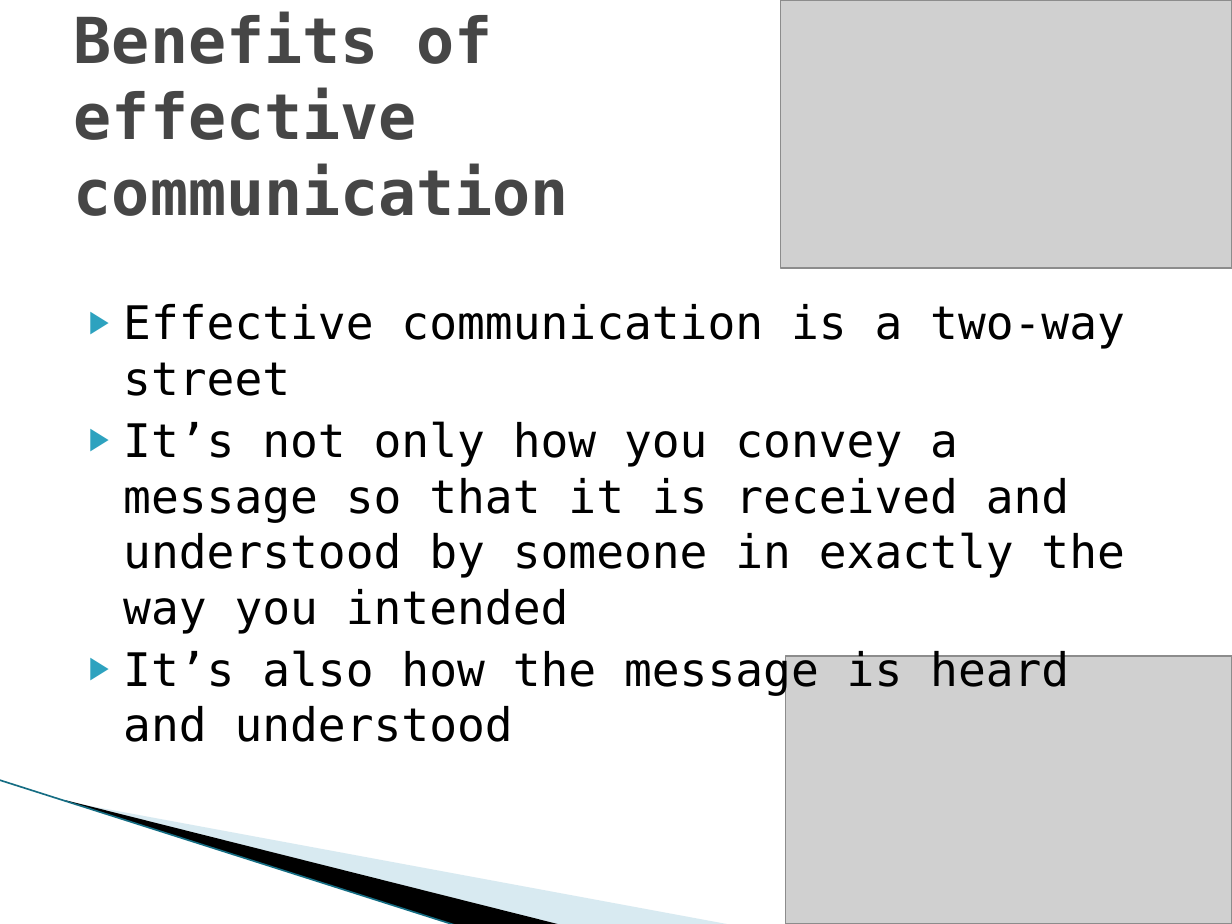
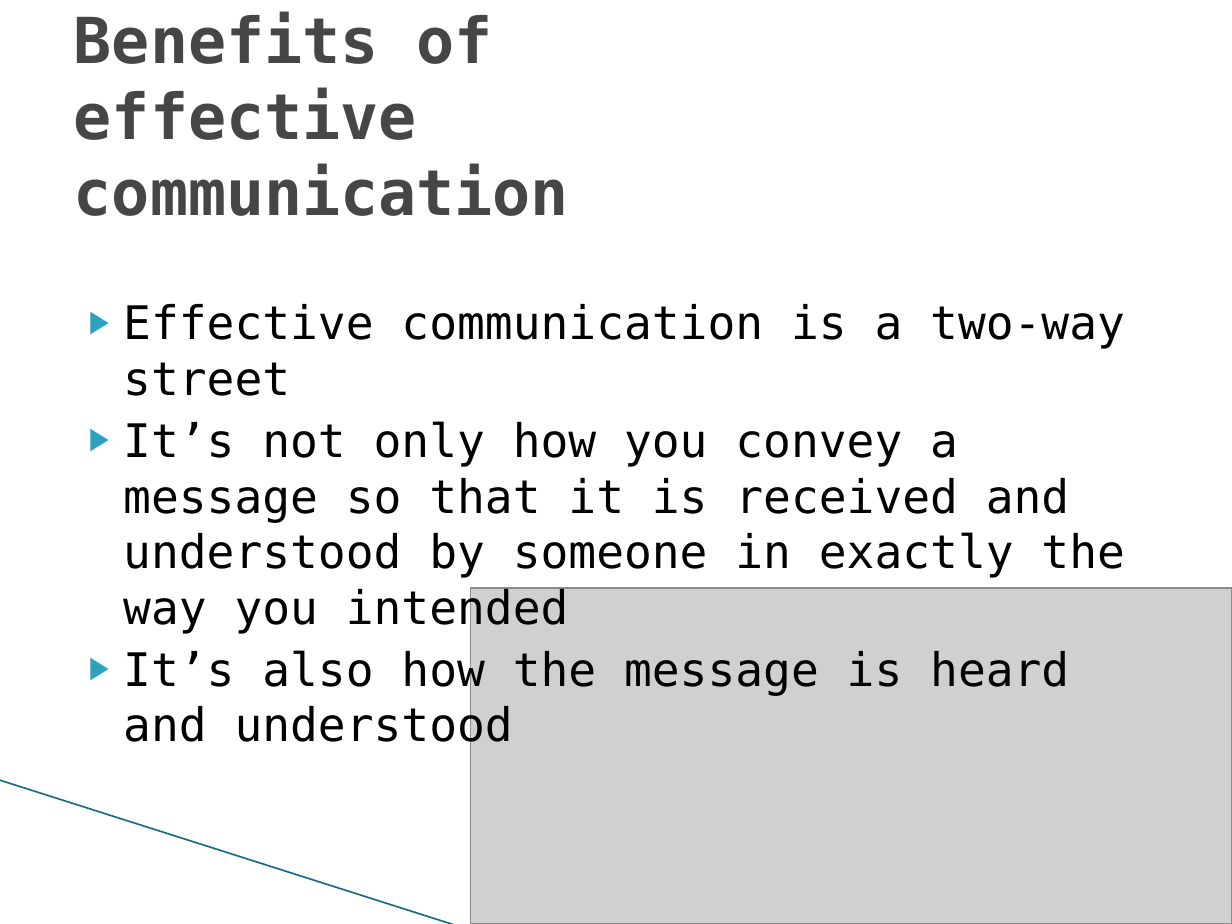
Before and after one commit to CrazeeIvan/Communications, a slide deck: slide 4 of Presentation Skills.odp. Drawn at 1232x924 pixels with LibreOffice and Linux fonts; fonts in the diff are those of the drawing; grey boxes stand for pictures; background and template pictures are left out. Boxes give left, top, right and bottom in pixels: in the first picture for what was removed or moved away, otherwise in the second. Text is boxed around its words. In the diff, an @@ line names an element or a change of style, - is before the commit and + after.

```diff
--- a/Presentation Skills.odp
+++ b/Presentation Skills.odp
@@ picture removed at <box>781,0,1232,269</box> @@
@@ text "Effective communication is a two-way ..." rewrapped from <box>123,304,1125,742</box> to <box>123,304,1125,752</box> @@
@@ picture: place and size @@
-picture at <box>785,655,1232,924</box>
+picture at <box>471,588,1232,924</box>
@@ freeform shape removed at <box>65,800,563,924</box> @@
@@ freeform shape removed at <box>68,801,733,924</box> @@
```
Also in this commit, not shown: 12 other slides changed, 1 slide removed.
